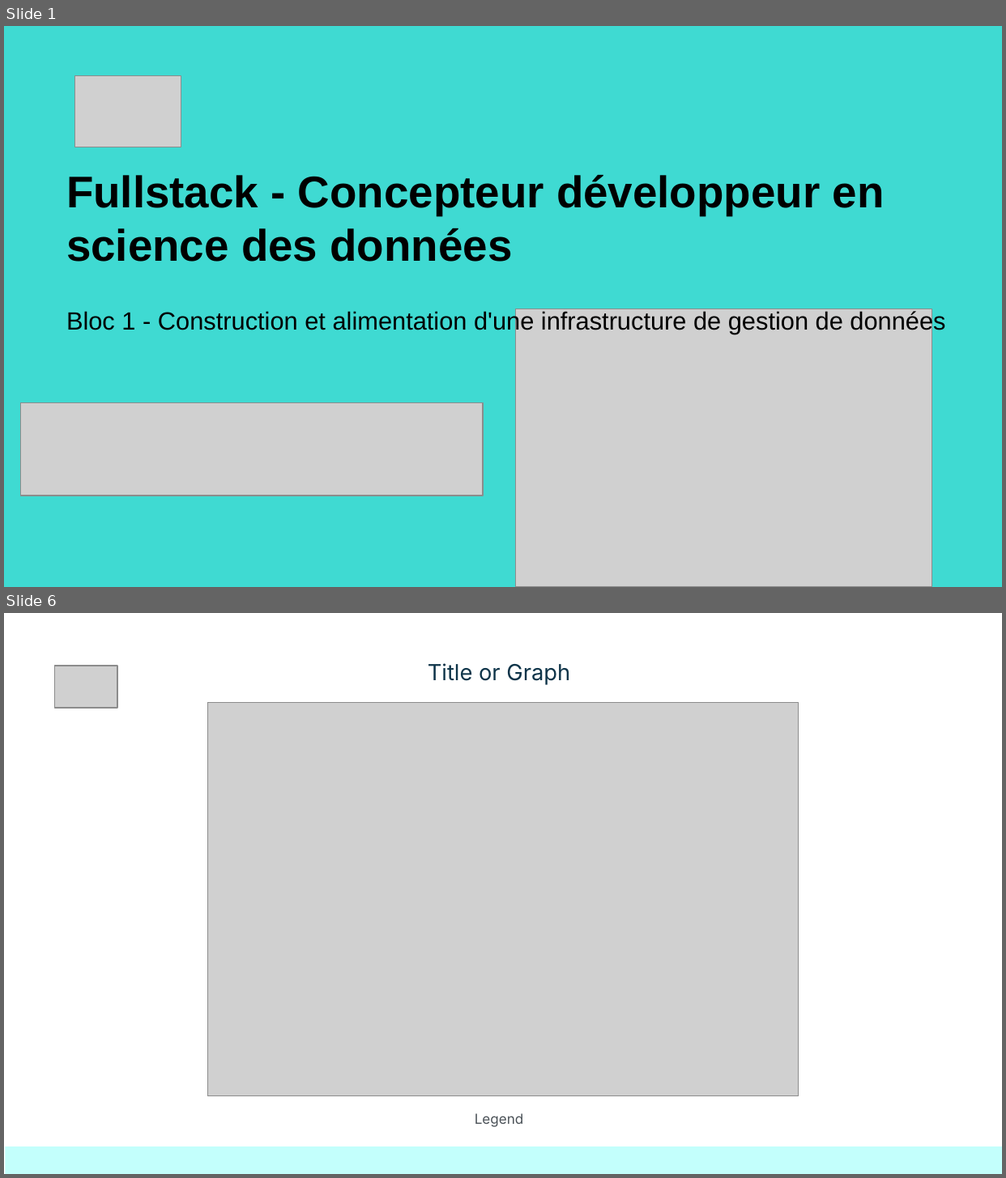
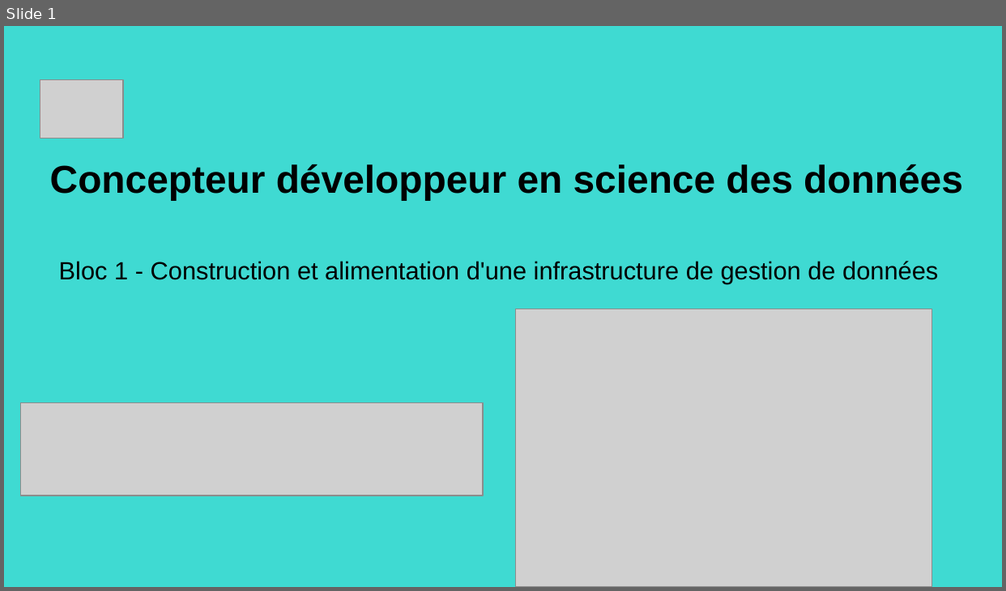
Before and after one commit to Nath-data13/DSFS_certif_2025, a slide deck: Bloc1/bloc1_kayak.pptx. Shown one above the other, each under a label of ours: slides 1 and 6 before the commit, slide 1 after it; the slides between them are not shown. The pictures are 1006x1178 and 1006x591 pixels, drawn with LibreOffice and Linux fonts; fonts in the diff are those of the drawing; grey boxes stand for pictures. Boxes give left, top, right and bottom in pixels: in the first picture for what was removed or moved away, otherwise in the second. Text is boxed around its words. In the diff, an @@ line names an element or a change of style, - is before the commit and + after.

```diff
--- a/Bloc1/bloc1_kayak.pptx
+++ b/Bloc1/bloc1_kayak.pptx
@@ slide 6 removed at (x1=4, y1=613, x2=1002, y2=1174), background #FFFFFF @@
@@ picture removed at (x1=55, y1=666, x2=117, y2=708) @@
@@ title removed at (x1=428, y1=663, x2=570, y2=685) @@
-Title or Graph
@@ picture removed at (x1=207, y1=703, x2=799, y2=1097) @@
@@ title removed at (x1=475, y1=1114, x2=524, y2=1127) @@
-Legend
@@ rectangle removed at (x1=5, y1=1147, x2=1002, y2=1174) @@
@@ slide 1 changed as well @@
@@ picture resized from (x1=74, y1=76, x2=181, y2=147) to (x1=40, y1=80, x2=123, y2=139) @@
@@ title at (x1=50, y1=165, x2=963, y2=200): text changed; size 32 to 28 pt @@
-Fullstack - Concepteur développeur en science des données
+Concepteur développeur en science des données
@@ title "Bloc 1 - Construction et ..." moved from (x1=66, y1=310, x2=945, y2=335) to (x1=59, y1=261, x2=938, y2=284) @@
```
Also in this commit, not shown: 1 other slide changed, 9 slides added, 5 other slides removed, 2 other files.
